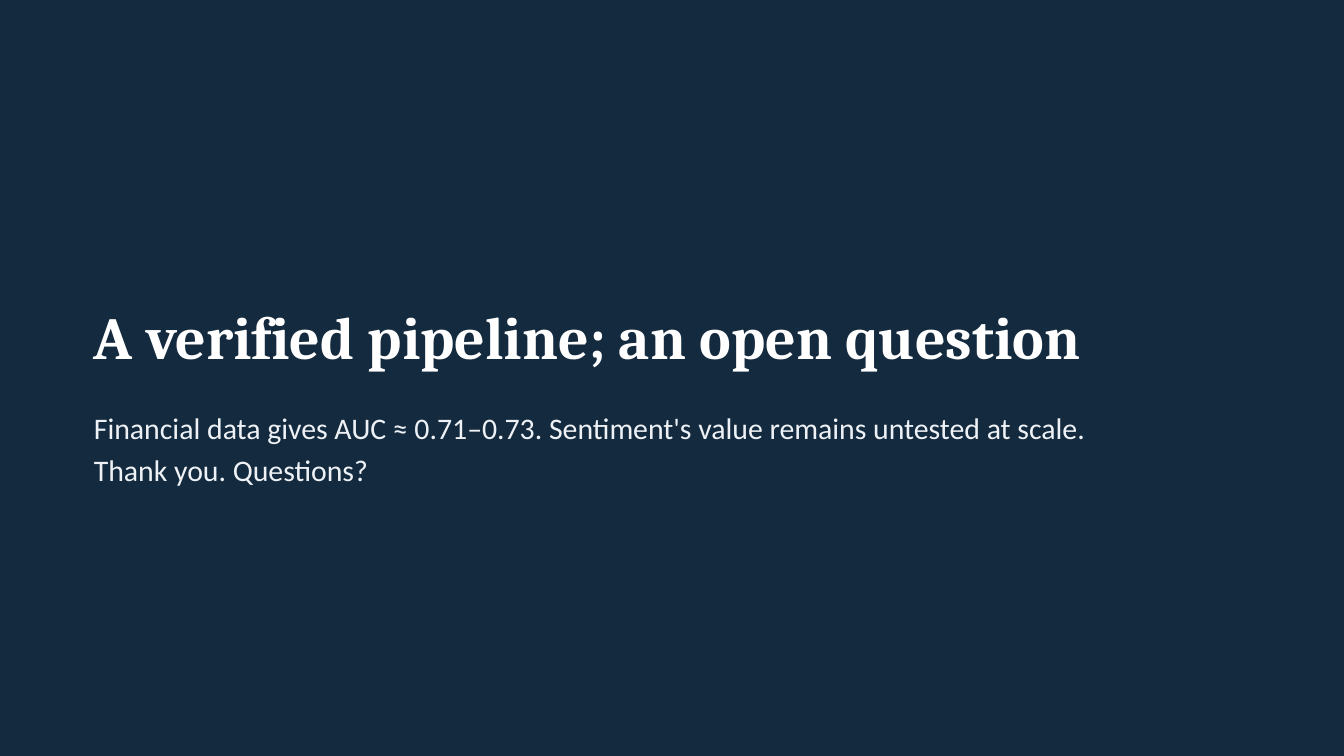
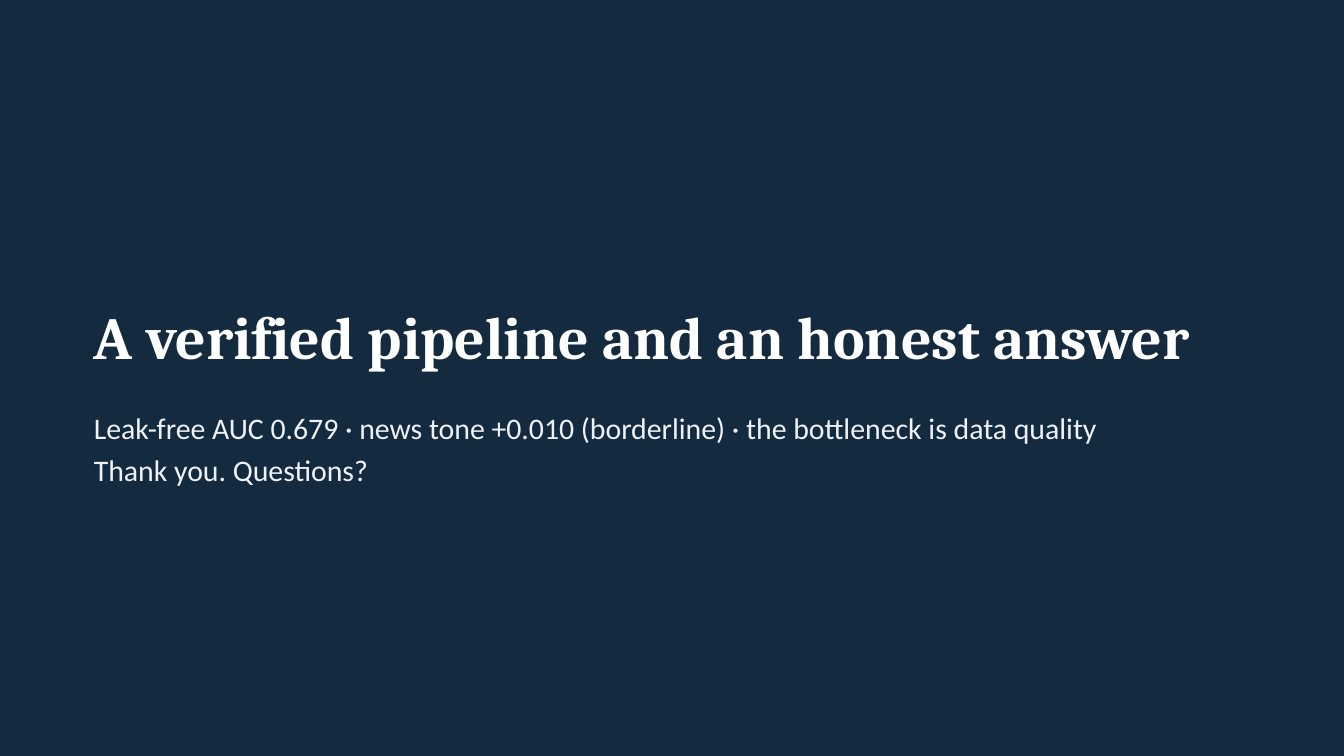
Before and after one commit to AnushreeKasturi/Survivorship, a slide deck: slide 15 of report/presentation.pptx. Drawn at 1344x756 pixels with LibreOffice and Linux fonts; fonts in the diff are those of the drawing. Boxes give left, top, right and bottom in pixels: in the first picture for what was removed or moved away, otherwise in the second. Text is boxed around its words. In the diff, an @@ line names an element or a change of style, - is before the commit and + after.

```diff
--- a/report/presentation.pptx
+++ b/report/presentation.pptx
@@ title at <box>94,316,1190,372</box>: text changed @@
-A verified pipeline; an open question
+A verified pipeline and an honest answer
@@ text at <box>94,417,1097,444</box>: text changed @@
-Financial data gives AUC ≈ 0.71–0.73. Sentiment's value remains untested at scale.
+Leak-free AUC 0.679 · news tone +0.010 (borderline) · the bottleneck is data quality
```
Also in this commit, not shown: 9 other slides changed, 4 slides added, 4 slides removed, 10 other files.
